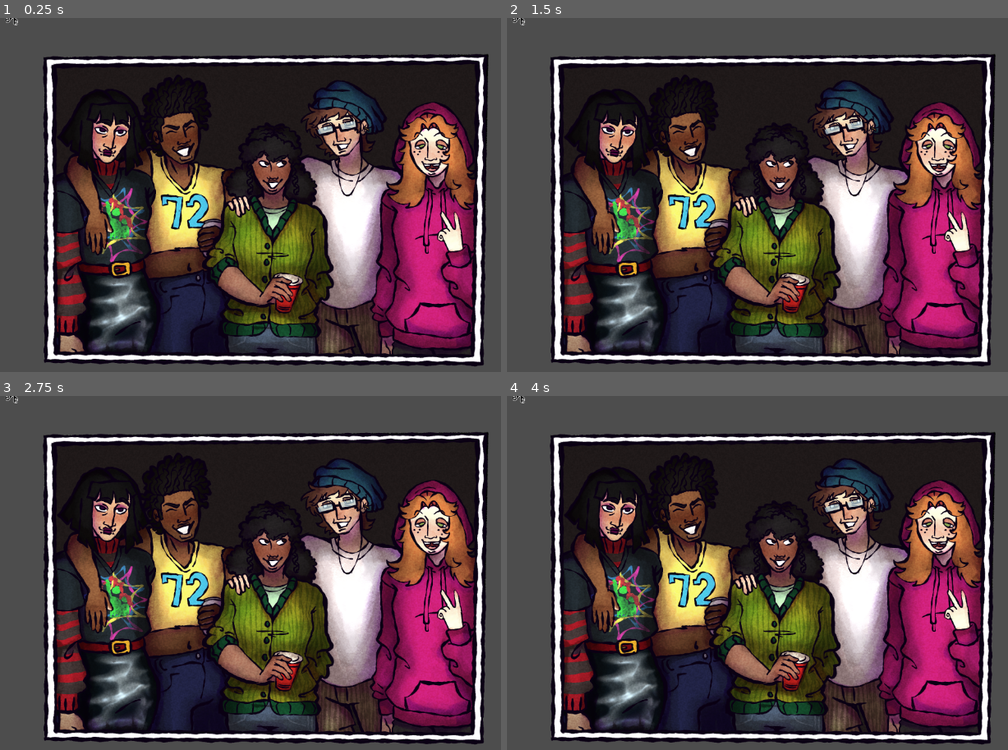
Above: before the commit, frames 1-4 (two rows, left to right).
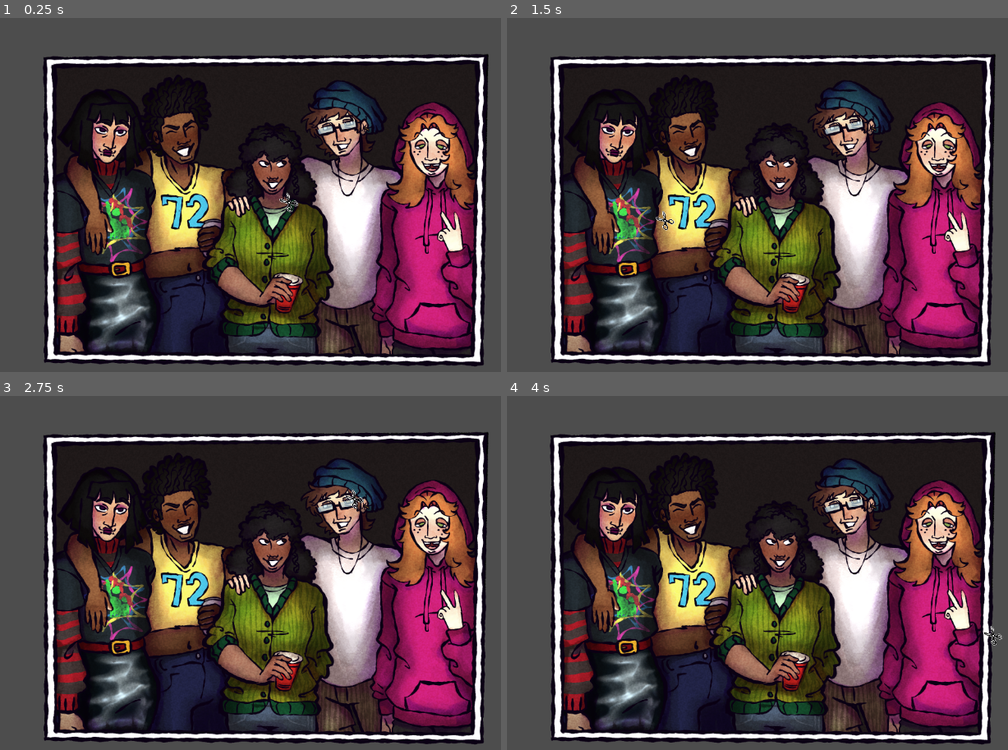
Above: after the commit, the same moments.

Repository: 100-Devs-1-Game/CutOffMoveOn
Game: Godot game, scene res://scenes/cut_test.tscn
Same seed, same stepped clock (60 frames per second), same inputs: the game is played once before the commit and once after it.
Inputs (mouse positions are in pixels of both pictures, inside the frame that each line leads up to):
- Up to frame 1 (0.25 s): no input
- Up to frame 2 (1.5 s): tap Enter at 0.5 s; move the mouse to (937, 184) at 0.52 s; press the mouse at (937, 184) at 0.53 s; tap Space at 1.25 s; move the mouse to (662, 219) at 1.27 s; release the mouse at (662, 219) at 1.28 s; click (662, 219) at 1.35 s
- Up to frame 3 (2.75 s): tap Enter at 2 s; move the mouse to (355, 498) at 2.02 s; press the mouse at (355, 498) at 2.03 s
- Up to frame 4 (4 s): tap Space at 2.75 s; move the mouse to (762, 654) at 2.77 s; release the mouse at (762, 654) at 2.78 s; click (762, 654) at 2.85 s; tap Enter at 3.5 s; move the mouse to (992, 636) at 3.52 s; press the mouse at (992, 636) at 3.53 s

The runs differ from the first frame. In frame 1, less than 0.1% of the frame differs, in the area x 1-60%, y 0-55%; in frame 2, 0.1%, in the area x 1-34%, y 0-61%; in frame 3, less than 0.1%; in frame 4, less than 0.1%.
Error before the commit: Parse Error: Preload file "res://dotted_line.png" does not exist. (res://scripts/cut_test.gd:6)

Commit message:
adding taping stage

Diff:
--- a/src/scenes/cut_test.tscn
+++ b/src/scenes/cut_test.tscn
@@ -1,9 +1,10 @@
-[gd_scene load_steps=7 format=3 uid="uid://c74wi0fqx48rp"]
+[gd_scene load_steps=8 format=3 uid="uid://c74wi0fqx48rp"]
 
 [ext_resource type="Script" uid="uid://k4ntejk1ly80" path="res://scripts/cut_test.gd" id="1_pp5k7"]
 [ext_resource type="Texture2D" uid="uid://d21gvpnn7y8cr" path="res://gfx/Piece-1.png" id="3_fp3of"]
 [ext_resource type="Texture2D" uid="uid://cwdg08w3c60k2" path="res://gfx/Piece-3.png" id="4_1kxhe"]
 [ext_resource type="Texture2D" uid="uid://bw670277p501j" path="res://gfx/scissoricon.png" id="5_1kxhe"]
+[ext_resource type="Texture2D" uid="uid://d1sh2qlqm48hc" path="res://gfx/tape3.png" id="5_k75w1"]
 [ext_resource type="Texture2D" uid="uid://bedpko8l1wur2" path="res://gfx/Piece-2.png" id="5_pp5k7"]
 [ext_resource type="Texture2D" uid="uid://bko4x5o2vuu47" path="res://gfx/Final-Result.png" id="7_k75w1"]
 
@@ -15,12 +16,12 @@
 position = Vector2(966, 656)
 zoom = Vector2(0.5, 0.5)
 
+[node name="Piece3" type="Sprite2D" parent="."]
+texture = ExtResource("4_1kxhe")
+centered = false
+
 [node name="Piece1" type="Sprite2D" parent="."]
 texture = ExtResource("3_fp3of")
-centered = false
-
-[node name="Piece3" type="Sprite2D" parent="."]
-texture = ExtResource("4_1kxhe")
 centered = false
 
 [node name="Piece2" type="Sprite2D" parent="."]
@@ -39,6 +40,19 @@
 width = 5.0
 default_color = Color(1, 0, 1, 1)
 
+[node name="TapeLine" type="Line2D" parent="."]
+visible = false
+points = PackedVector2Array(1044, 648, 1056, 878, 1060, 1158)
+width = 5.0
+default_color = Color(1, 0, 1, 1)
+
+[node name="TapeStrip" type="Sprite2D" parent="."]
+visible = false
+modulate = Color(1, 0, 0, 0.76862746)
+position = Vector2(1049, 902.00006)
+rotation = 0.1666034
+texture = ExtResource("5_k75w1")
+
 [node name="FinalResult" type="Sprite2D" parent="."]
 modulate = Color(1, 1, 1, 0)
 texture = ExtResource("7_k75w1")
@@ -46,7 +60,7 @@
 
 [node name="Cursor" type="Node2D" parent="."]
 
-[node name="Scissors" type="Sprite2D" parent="Cursor"]
-rotation = -2.8274333
+[node name="Sprite2D" type="Sprite2D" parent="Cursor"]
+rotation = 2.3561945
 scale = Vector2(0.24999999, 0.24999999)
 texture = ExtResource("5_1kxhe")
--- a/src/scripts/cut_test.gd
+++ b/src/scripts/cut_test.gd
@@ -1,13 +1,16 @@
 extends Node2D
 
-const PIECE3_END_POS := Vector2(-340, 0)
+const CUT_STAGE := 0
+const TAPE_STAGE := 1
+
+const PIECE3_END_POS := Vector2(-338, 0)
 const MIN_POINT_DIST := 48
 const POINT_DIST_SQR := MIN_POINT_DIST * MIN_POINT_DIST
-const cut_texture: Texture2D = preload("res://dotted_line.png")
+const cut_texture: Texture2D = preload("res://gfx/dotted_line.png")
 const PIECE2_END_POS := Vector2(1536.0, 256)
 
 @export var _guide_lines: Array[Line2D] = []
-
+@onready var _tape_guide: Line2D = $TapeLine
 
 #@onready var _piece1: Sprite2D = $Piece1
 @onready var _piece2: Sprite2D = $Piece2
@@ -16,62 +19,82 @@
 @onready var _cursor: Node2D = $Cursor
 
 
-var _point_dict: Dictionary = {}
+var _cut_points: Array[Vector2i] = []
+var _tape_points: Array[Vector2i] = []
 var _spawned_lines: Array[Line2D] = []
 
+var current_stage := CUT_STAGE
 var _current_line: Line2D
-var is_cutting: bool = false
+var using_tool: bool = false
 var tick_delay = 10
 var tick = 0
+
 
 func _ready() -> void:
 	_final.modulate = Color.TRANSPARENT
 	for line in _guide_lines:
 		for i in range(line.get_point_count()):
 			var pos = Vector2i(line.get_point_position(i))
-			_point_dict[pos] = false
+			_cut_points.append(pos)
+	for i in range(_tape_guide.get_point_count()):
+		var pos = Vector2i(_tape_guide.get_point_position(i))
+		_tape_points.append(pos)
 
 
 func _process(_delta: float) -> void:
 	_cursor.position = get_global_mouse_position()
-	if Input.is_action_just_pressed("click"): _begin_cut()
-	elif Input.is_action_just_released("click"): _end_cut()
-	elif Input.is_action_pressed("click"): _continue_cut()
+	if Input.is_action_just_pressed("click"): _begin_tool()
+	elif Input.is_action_just_released("click"): _end_tool()
+	elif Input.is_action_pressed("click"): _continue_tool()
 
 
-func _begin_cut() -> void:
-	is_cutting = true
-	_current_line = spawn_line()
+func _begin_tool() -> void:
+	using_tool = true
+	if current_stage == CUT_STAGE:
+		_current_line = spawn_line()
 
 
-func _end_cut() -> void:
-	if not is_cutting: return
-	_current_line = null
-	is_cutting = false
-	#TODO: Cleanup Lines, merge if possible
+func _end_tool() -> void:
+	if not using_tool: return
+	using_tool = false
+	if current_stage == CUT_STAGE:
+		_current_line = null
+	#TODO: Cleanup Lines, merge if possible, check for empty
 
 
-func _continue_cut() -> void:
-	if not is_cutting: return
+func _continue_tool() -> void:
+	if not using_tool: return
+	if current_stage == CUT_STAGE: _handle_cutting()
+	else: _handle_taping()
+
+
+func _handle_cutting() -> void:
 	tick -= 1
 	if tick > 0: return
 	tick = tick_delay
-	var nearest: Vector2i = get_nearest_point()
+	var nearest: Vector2i = get_nearest_point(_cut_points)
 	if nearest == -Vector2i.ONE: return
-	_point_dict.erase(nearest)
+	_cut_points.remove_at(_cut_points.find(nearest))
 	_current_line.add_point(nearest)
-	if is_complete(): on_cut_complete()
+	# There is occassionally(?) a stray point that is missed
+	if _cut_points.size() <= 1: on_cut_complete()
 
 
-func get_nearest_point() -> Vector2i:
-	for point in _point_dict.keys():
+func _handle_taping() -> void:
+	tick -= 1
+	if tick > 0: return
+	tick = tick_delay
+	var nearest: Vector2i = get_nearest_point(_tape_points)
+	if nearest == -Vector2i.ONE: return
+	_tape_points.remove_at(_tape_points.find(nearest))
+	if _tape_points.size() == 0: on_level_complete()
+
+
+func get_nearest_point(arr: Array[Vector2i]) -> Vector2i:
+	for point in arr:
 		if get_global_mouse_position().distance_squared_to(point) < POINT_DIST_SQR:
 			return point
 	return -Vector2i.ONE
-
-
-func is_complete() -> bool:
-	return _point_dict.size() == 0
 
 
 func spawn_line() -> Line2D:
@@ -99,6 +122,15 @@
 		create_tween().tween_property(
 			line, "modulate", Color.TRANSPARENT, 0.3
 		)
+	current_stage = TAPE_STAGE
+	$Cursor/Sprite2D.texture = load("res://gfx/tape.png")
+	$Cursor/Sprite2D.rotation = 0
+	$TapeStrip.visible = true
+
+
+
+func on_level_complete() -> void:
+	$TapeStrip.visible = false
 	await create_tween().tween_property(
 		_final, "modulate", Color(10, 10, 10, 10), 0.3).finished
 	await create_tween().tween_property(
